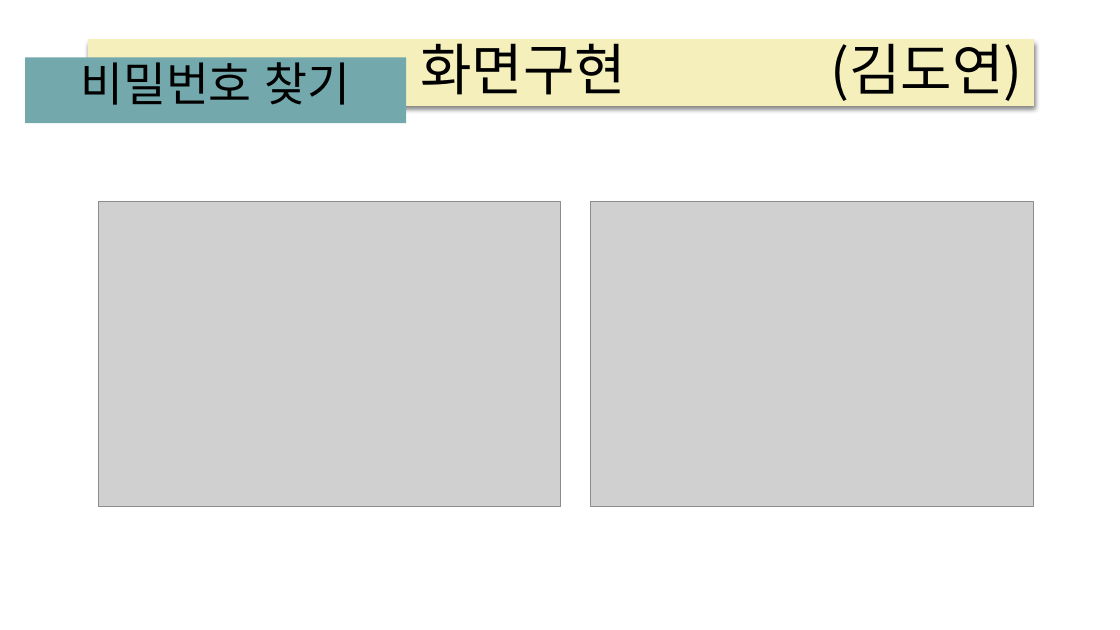
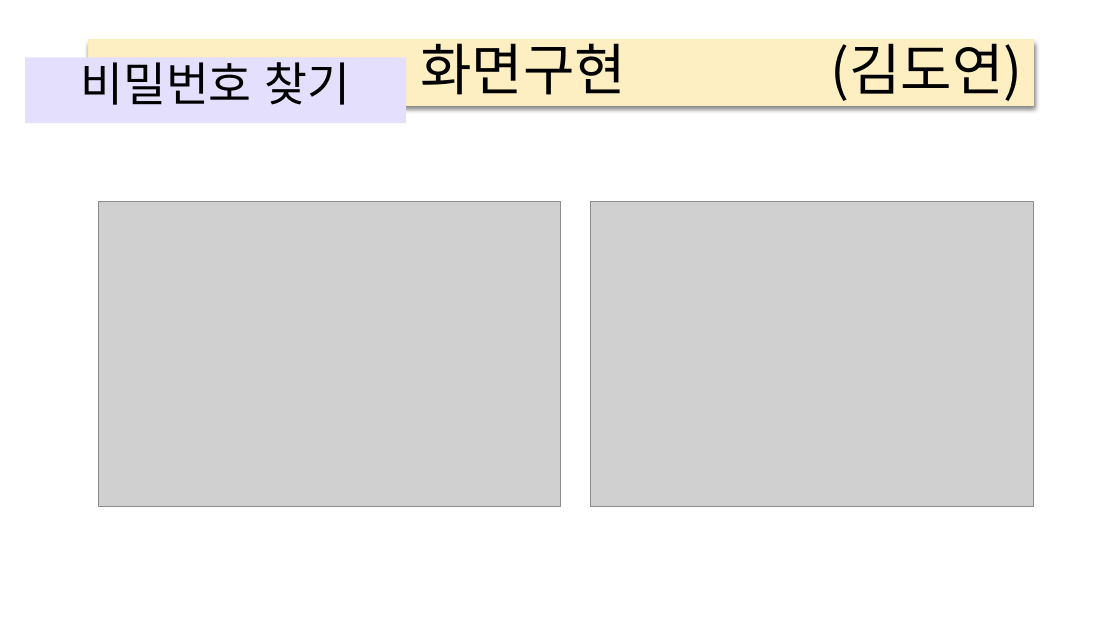
Before and after one commit to elquineas/elquineas.github.io, a slide deck: slide 10 of 갓생살기_ver3.pptx. Drawn at 1120x630 pixels with LibreOffice and Linux fonts; fonts in the diff are those of the drawing; grey boxes stand for pictures. Boxes give left, top, right and bottom in pixels: in the first picture for what was removed or moved away, otherwise in the second. Text is boxed around its words. In the diff, an @@ line names an element or a change of style, - is before the commit and + after.

```diff
--- a/갓생살기_ver3.pptx
+++ b/갓생살기_ver3.pptx
@@ subtitle "비밀번호 찾기" at (25, 57, 407, 123): fill #73A9AD to #E3DFFD @@
@@ title "화면구현 (김도연)" at (88, 39, 1033, 105): fill #F5F0BB to #FDEFC2 @@
```
Also in this commit, not shown: 12 other slides changed, 1 other file.
